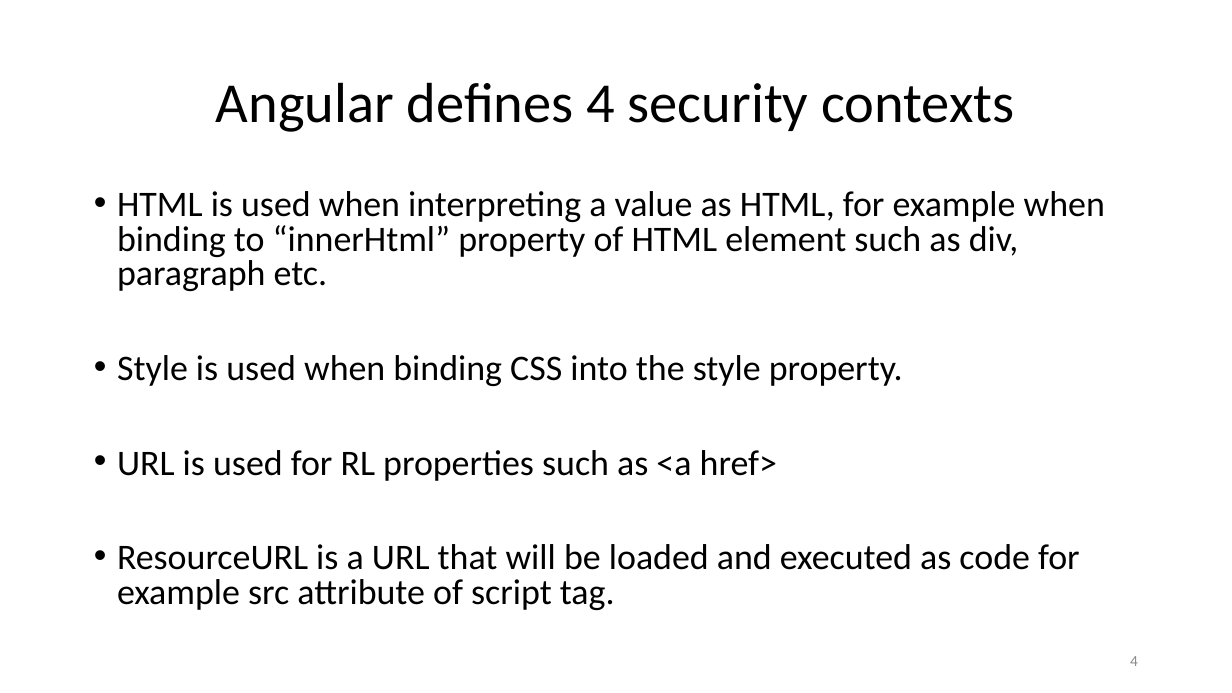
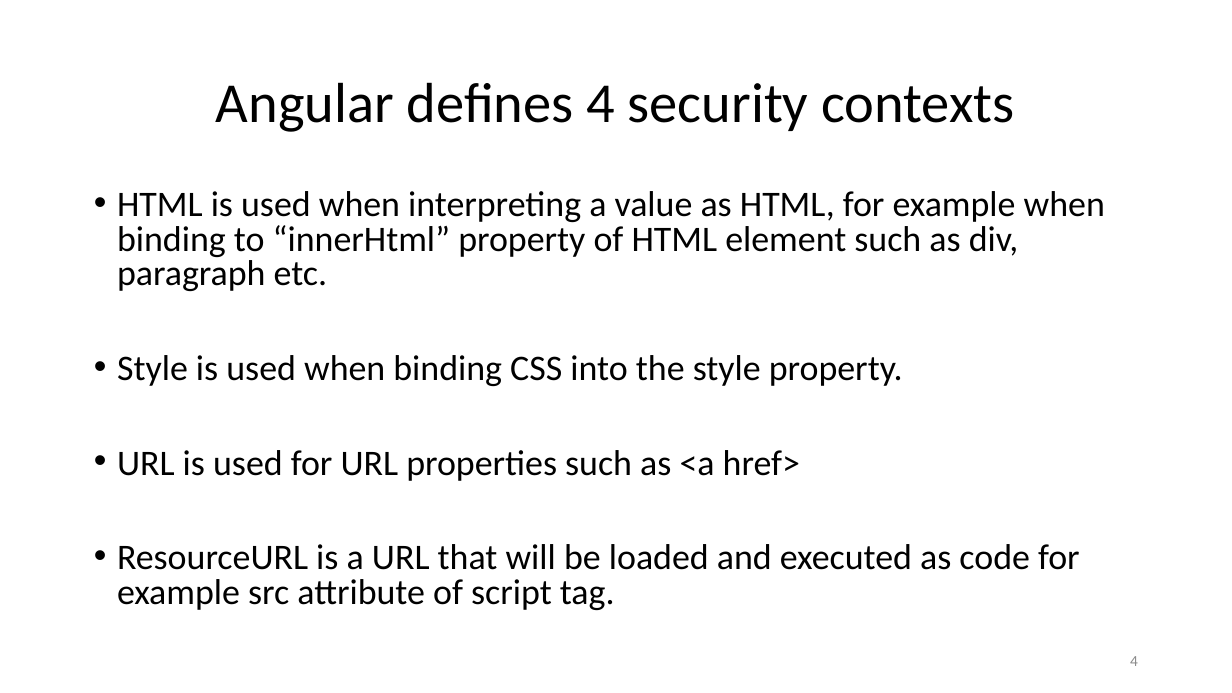
Before and after one commit to StevenJoseph19/Coforge-Angular14-July-2023, a slide deck: slide 4 of Day 12/Slides/1. Angular 14 Security/angular-14-security-slides.pptx. Drawn at 1232x693 pixels with LibreOffice and Linux fonts; fonts in the diff are those of the drawing. Boxes give left, top, right and bottom in pixels: in the first picture for what was removed or moved away, otherwise in the second. Text is boxed around its words. In the diff, an @@ line names an element or a change of style, - is before the commit and + after.

```diff
--- a/Day 12/Slides/1. Angular 14 Security/angular-14-security-slides.pptx
+++ b/Day 12/Slides/1. Angular 14 Security/angular-14-security-slides.pptx
@@ text at (x1=117, y1=450, x2=800, y2=481): text changed @@
-• URL is used for RL properties such as <a href>
+• URL is used for URL properties such as <a href>
```
Also in this commit, not shown: 3 other files.
